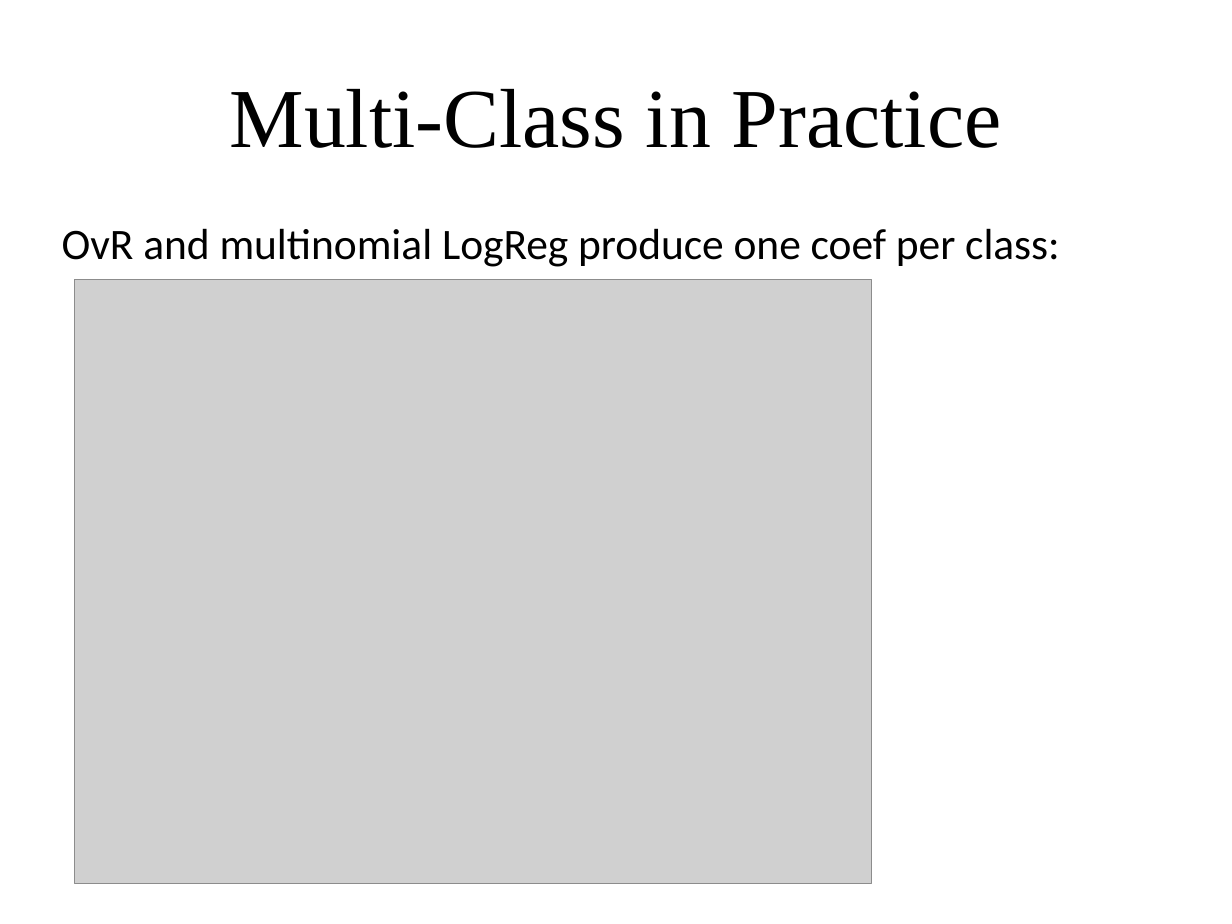
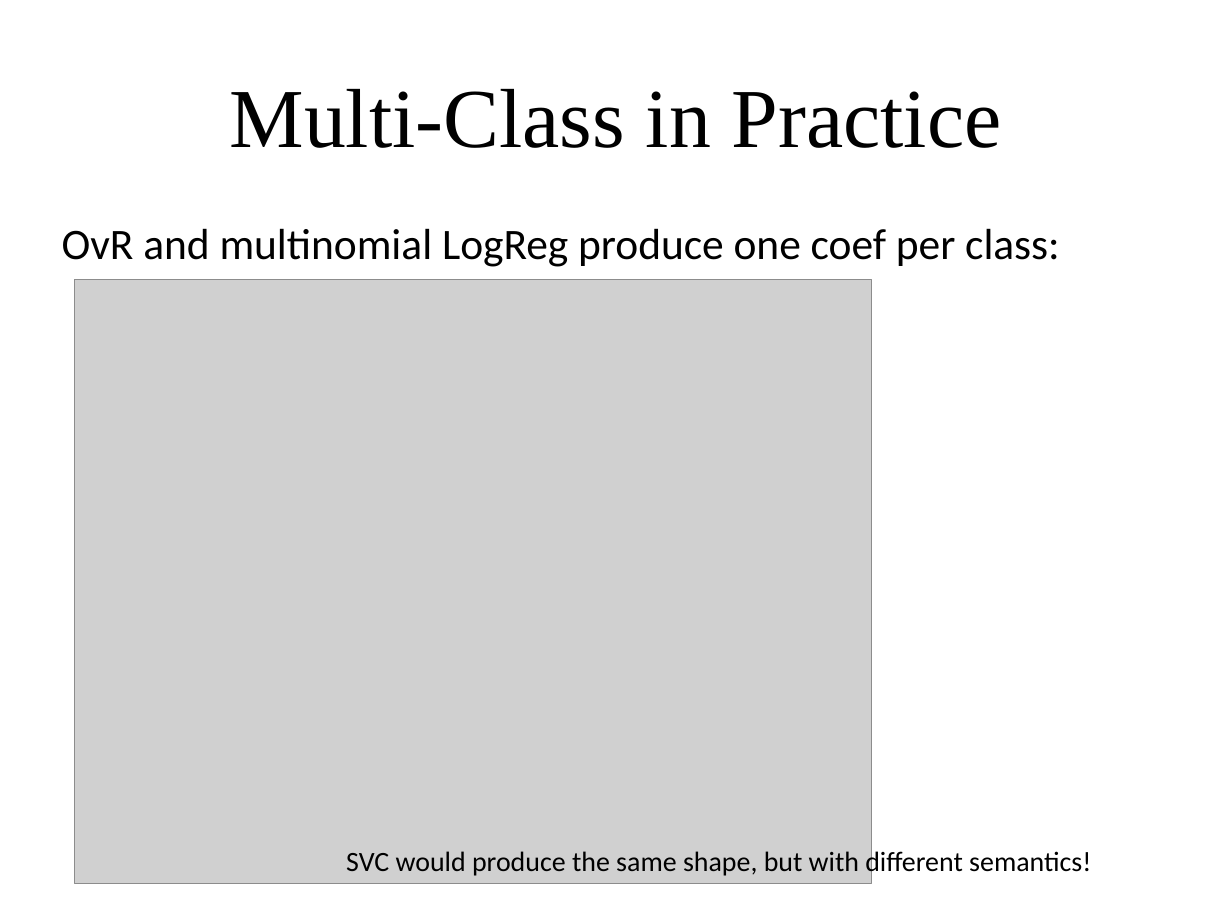
Before and after one commit to amueller/applied_ml_spring_2017, a slide deck: slide 20 of slides/aml-06-020617.odp (slide 18 before the commit). Drawn at 1232x924 pixels with LibreOffice and Linux fonts; fonts in the diff are those of the drawing; grey boxes stand for pictures. Boxes give left, top, right and bottom in pixels: in the first picture for what was removed or moved away, otherwise in the second. Text is boxed around its words. In the diff, an @@ line names an element or a change of style, - is before the commit and + after.

```diff
--- a/slides/aml-06-020617.odp
+++ b/slides/aml-06-020617.odp
@@ text added at box(346, 848, 1091, 878), 18 pt, text #000000 @@
+SVC would produce the same shape, but with different semantics!
```
Also in this commit, not shown: 3 other slides changed, 4 slides added, 1 slide removed, 4 other files.
